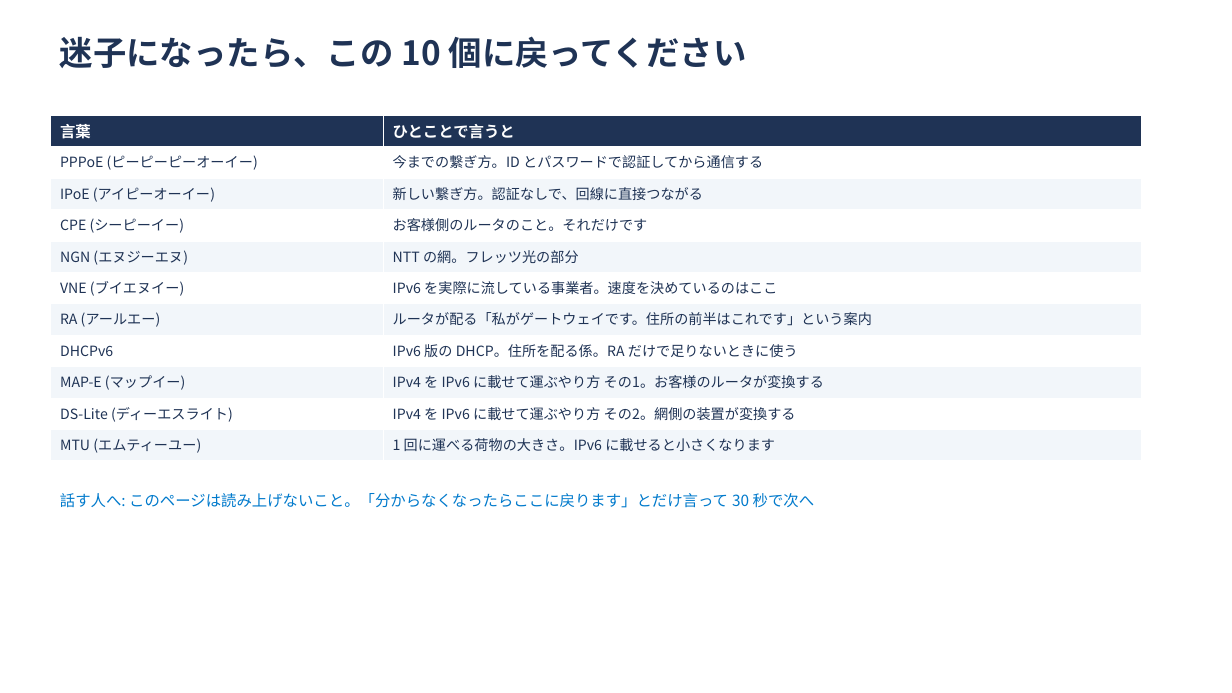
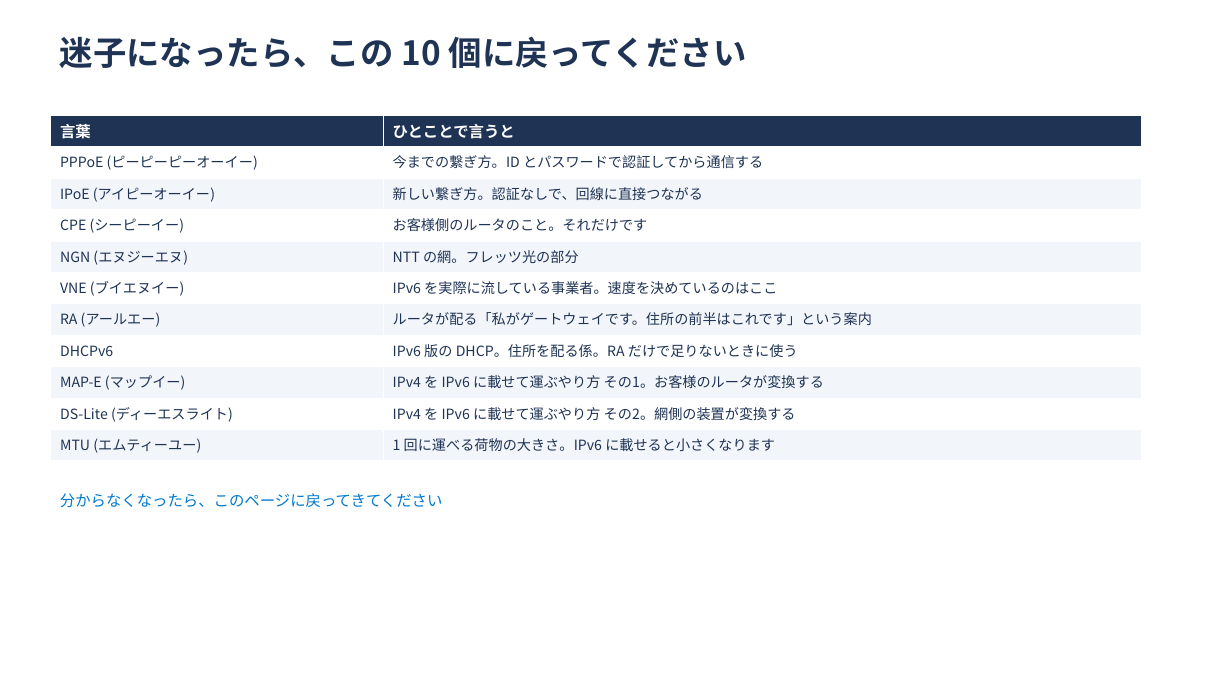
Before and after one commit to ginchankawaii/claude-code-book-template, a slide deck: slide 4 of docs/ipoe-lab/slides/setsumeikai.pptx. Drawn at 1232x693 pixels with LibreOffice and Linux fonts; fonts in the diff are those of the drawing. Boxes give left, top, right and bottom in pixels: in the first picture for what was removed or moved away, otherwise in the second. Text is boxed around its words. In the diff, an @@ line names an element or a change of style, - is before the commit and + after.

```diff
--- a/docs/ipoe-lab/slides/setsumeikai.pptx
+++ b/docs/ipoe-lab/slides/setsumeikai.pptx
@@ text at (60, 493, 443, 507): text changed @@
-話す人へ: このページは読み上げないこと。「分からなくなったらここに戻ります」とだけ言って 30 秒で次へ
+分からなくなったら、このページに戻ってきてください
```
Also in this commit, not shown: 1 other slide changed, 5 other files.
